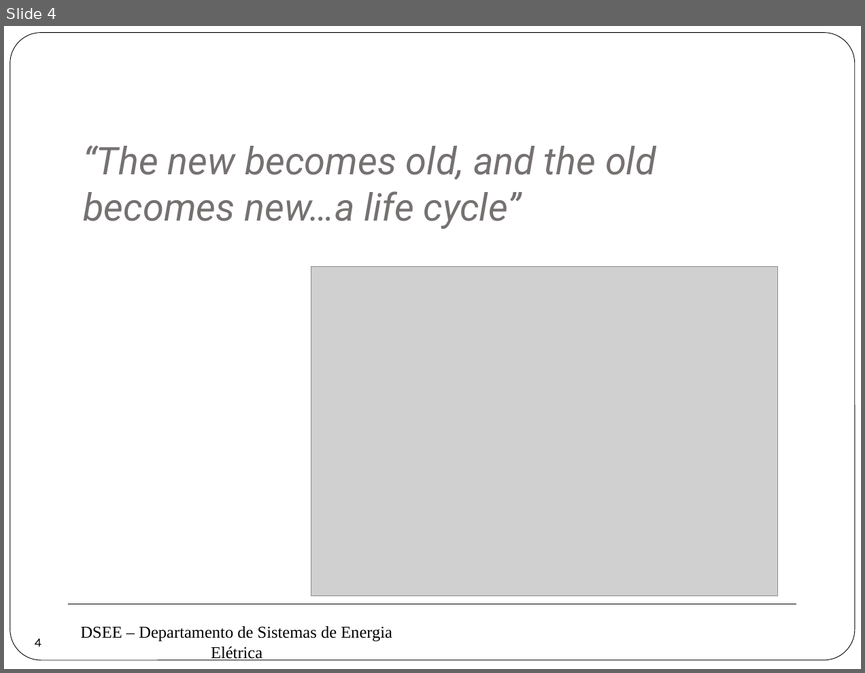
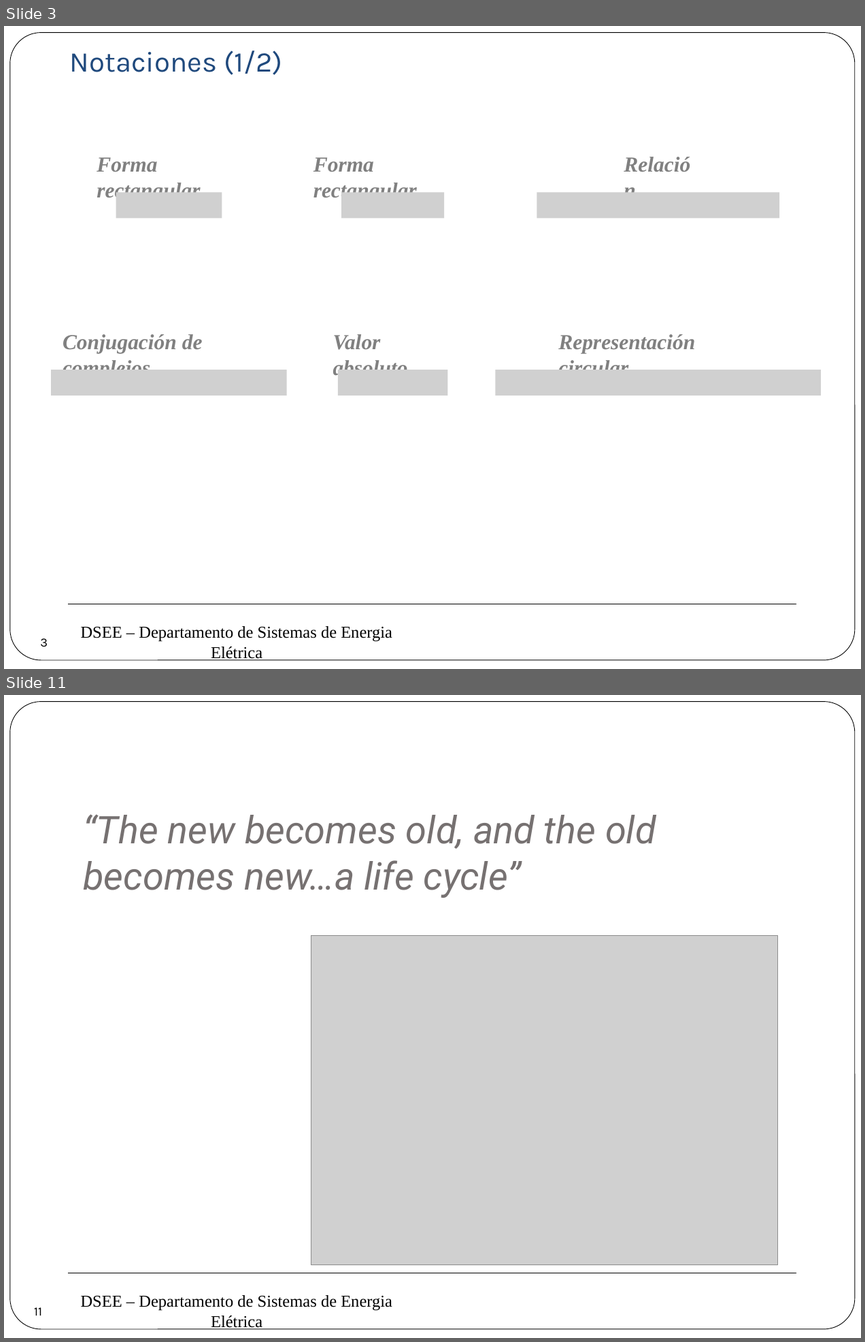
Before and after one commit to erikfilias/Power-Systems-Optimization-using-Julia-Language, a slide deck: 1. Lectures/Introducción a la Optimización aplicada a Sistemas de Energía Eléctrica/Dia 2/5. Power Flow.pptx. Shown one above the other, each under a label of ours: slide 4 before the commit, slides 3 and 11 after it; the slides between them are not shown. The pictures are 865x673 and 865x1342 pixels, drawn with LibreOffice and Linux fonts; fonts in the diff are those of the drawing; grey boxes stand for pictures; background and template pictures are left out. Boxes give left, top, right and bottom in pixels: in the first picture for what was removed or moved away, otherwise in the second. Text is boxed around its words. In the diff, an @@ line names an element or a change of style, - is before the commit and + after.

```diff
--- a/1. Lectures/Introducción a la Optimización aplicada a Sistemas de Energía Eléctrica/Dia 2/5. Power Flow.pptx
+++ b/1. Lectures/Introducción a la Optimización aplicada a Sistemas de Energía Eléctrica/Dia 2/5. Power Flow.pptx
@@ slide 3 added at (x1=4, y1=26, x2=861, y2=669), background #FFFFFF; not listed: 3 template elements that a slide beside it also shows @@
@@ text added at (x1=70, y1=50, x2=282, y2=75), 24 pt, text #1F497D @@
+Notaciones (1/2)
@@ text added at (x1=616, y1=146, x2=706, y2=180), 18 pt, text #808080, bold, italic @@
+Relación
@@ text added at (x1=96, y1=157, x2=200, y2=201), 18 pt, text #808080, bold, italic @@
+Forma rectangular
@@ text added at (x1=313, y1=157, x2=417, y2=197), 18 pt, text #808080, bold, italic @@
+Forma rectangular
@@ picture added at (x1=116, y1=192, x2=222, y2=218) @@
@@ picture added at (x1=341, y1=192, x2=445, y2=218) @@
@@ picture added at (x1=537, y1=192, x2=779, y2=218) @@
@@ text added at (x1=62, y1=334, x2=203, y2=369), 18 pt, text #808080, bold, italic @@
+Conjugación de complejos
@@ text added at (x1=333, y1=334, x2=408, y2=379), 18 pt, text #808080, bold, italic @@
+Valor absoluto
@@ text added at (x1=558, y1=334, x2=695, y2=369), 18 pt, text #808080, bold, italic @@
+Representación circular
@@ picture added at (x1=51, y1=369, x2=287, y2=395) @@
@@ picture added at (x1=338, y1=369, x2=448, y2=395) @@
@@ picture added at (x1=495, y1=369, x2=821, y2=395) @@
@@ page number added at (x1=28, y1=625, x2=60, y2=658), 10.5 pt, text #000000 @@
+3
@@ what was slide 4 is now slide 11 @@
@@ page number at (x1=34, y1=1307, x2=42, y2=1315): text changed @@
-4
+11
```
Also in this commit, not shown: 1 slide changed, 8 other slides added, 2 slides removed.
